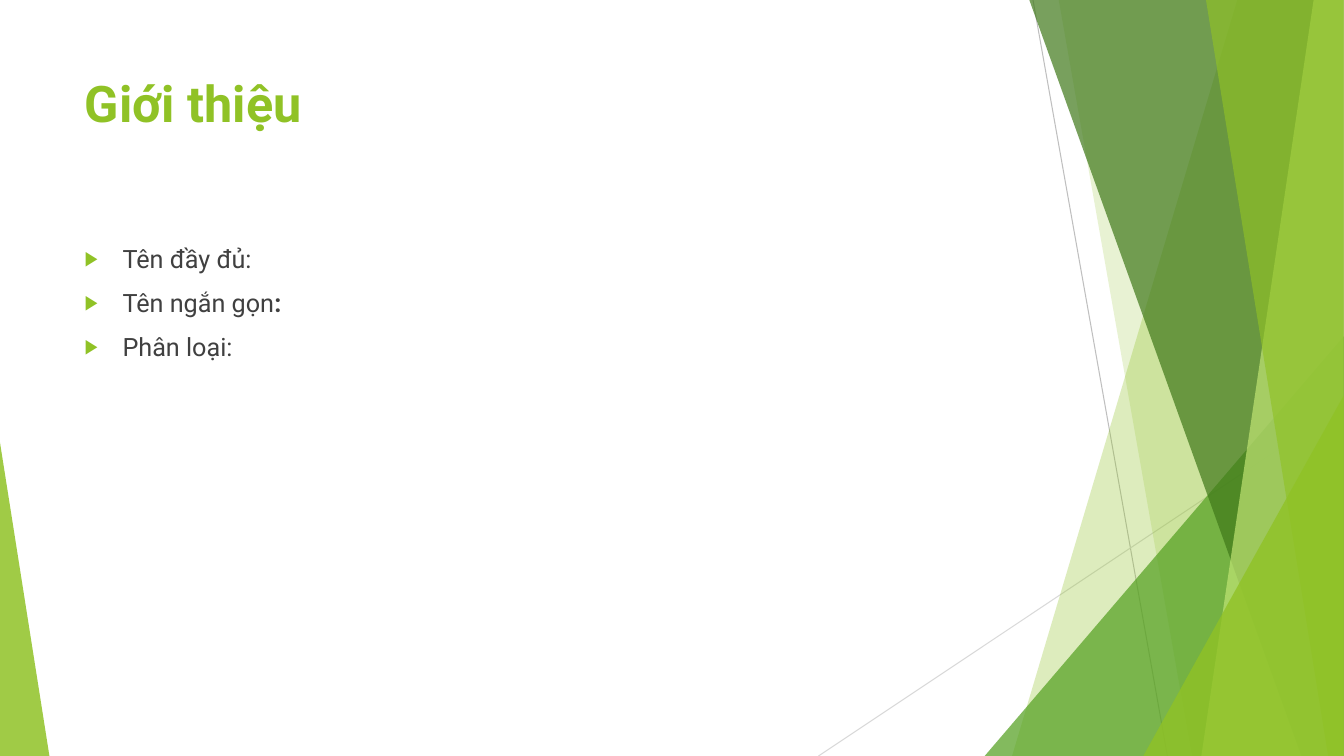
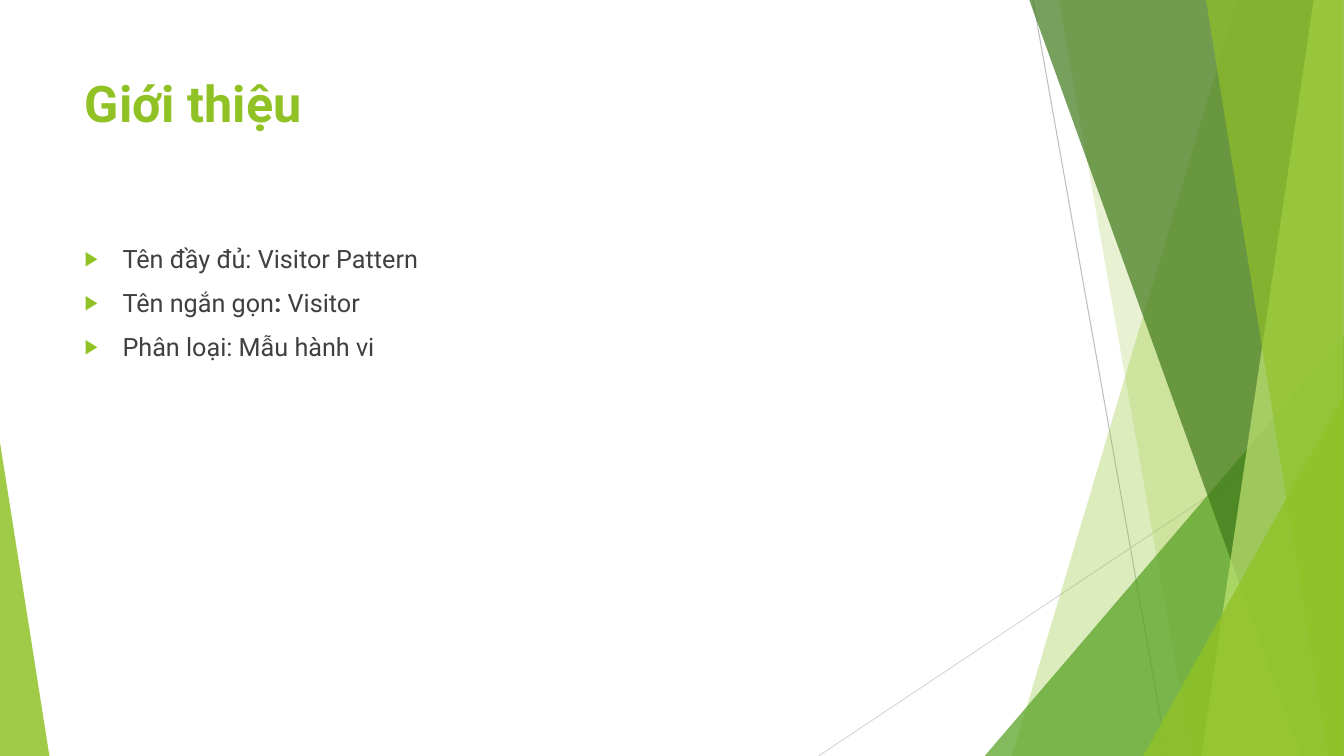
Before and after one commit to ChrisJamison/design_pattern, a slide deck: slide 2 of Báo cáo cuối kỳ/23. Visitor/Slide.pptx. Drawn at 1344x756 pixels with LibreOffice and Linux fonts; fonts in the diff are those of the drawing. Boxes give left, top, right and bottom in pixels: in the first picture for what was removed or moved away, otherwise in the second. Text is boxed around its words. In the diff, an @@ line names an element or a change of style, - is before the commit and + after.

Commit message:
Update Visitor

```diff
--- a/Báo cáo cuối kỳ/23. Visitor/Slide.pptx
+++ b/Báo cáo cuối kỳ/23. Visitor/Slide.pptx
@@ text at (x1=123, y1=247, x2=418, y2=361): text changed @@
-▶ Tên đầy đủ:
-▶ Tên ngắn gọn:
-▶ Phân loại:
+▶ Tên đầy đủ: Visitor Pattern
+▶ Tên ngắn gọn: Visitor
+▶ Phân loại: Mẫu hành vi
```
Also in this commit, not shown: 6 other slides changed, 2 slides added, 4 slides removed, 3 other files.
